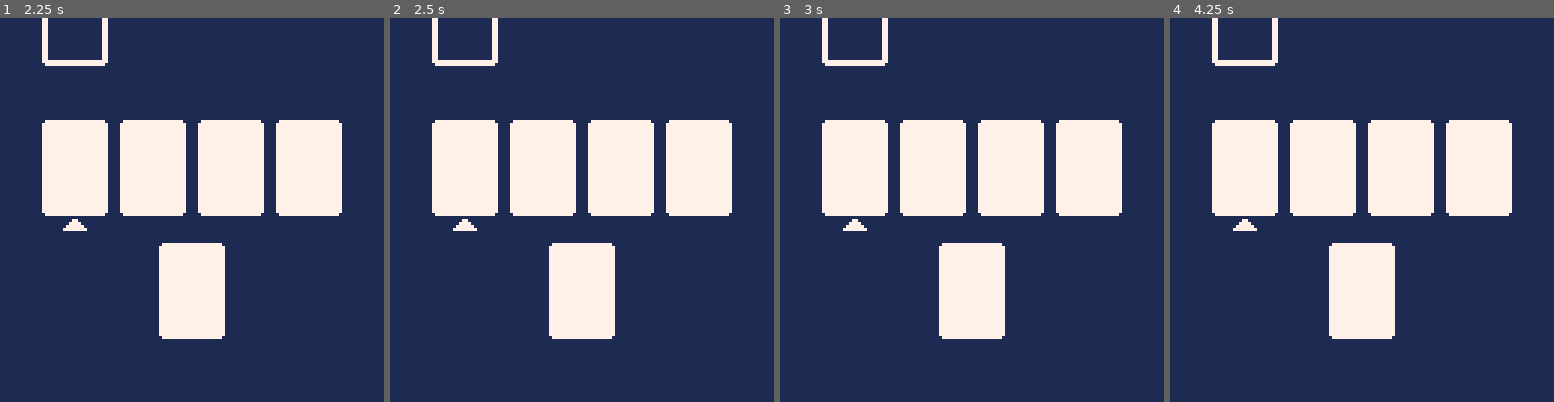
Above: before the commit, frames 1-4 (left to right).
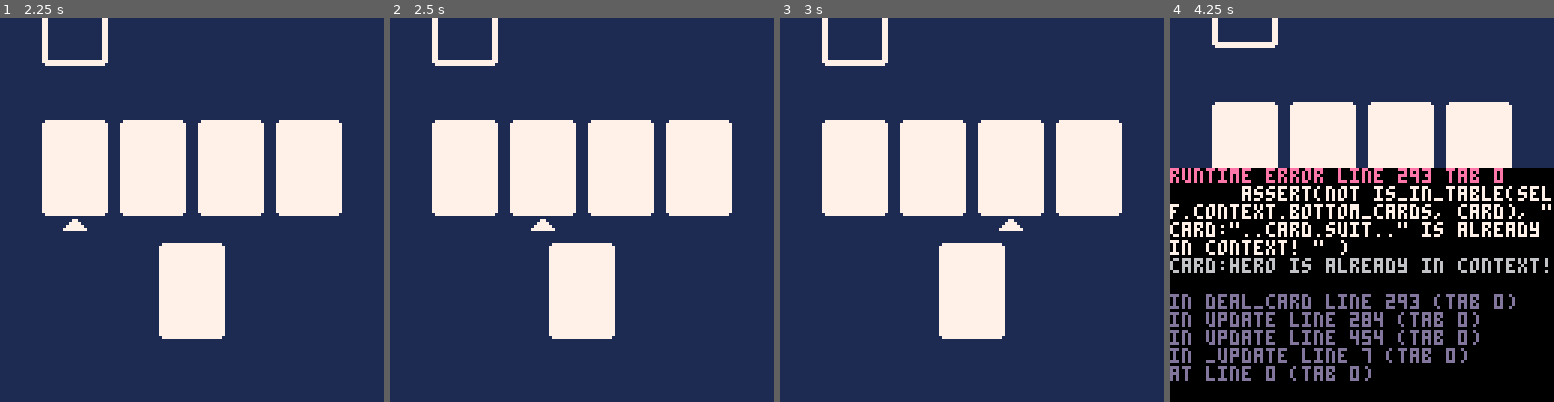
Above: after the commit, the same moments.

Repository: shen-sat/scoundrel
Game: PICO-8 cartridge game.p8
Same seed, same stepped clock (60 frames per second), same inputs: the game is played once before the commit and once after it.
Inputs:
- Up to frame 1 (2.25 s): tap X (X key) at 0.33, 1.07, 1.85 s; tap O (Z key) at 0.7, 1.7, 2.1 s; hold Right 1.6-2.1 s
- Up to frame 2 (2.5 s): hold Right from 2.47 s (still down)
- Up to frame 3 (3 s): keep holding Right; tap O (Z key) at 2.5, 2.9 s; tap X (X key) at 2.97 s
- Up to frame 4 (4.25 s): release Right at 3.03 s; tap O (Z key) at 3.3, 3.7, 4.1 s; hold Right from 4.02 s (still down); tap X (X key) at 4.08 s

Frame 1 is identical in both runs. In frame 2, 0.2% of the frame differs, in the area x 16-43%, y 52-56%; in frame 3, 0.2%; in frame 4, 63%, in the area x 0-100%, y 6-100%.
Error after the commit: runtime error line 293 tab 0; assert(not is_in_table(self.context.bottom_cards, card), "card:"..card.suit.." is already in context! " ); card:hero is already i…

Commit message:
move check for complete context to the correct place in dealer update function

Diff:
--- a/create_context.lua
+++ b/create_context.lua
@@ -46,8 +46,9 @@
       -- check if top_cards are all in position
       for i=1, #self.top_cards do
         local card = self.top_cards[i]
+        local var = #self.top_row.x_points + 1
 
-        if not (card.x == self.top_row.x_points[5 - i]) then result = false end
+        if not (card.x == self.top_row.x_points[var - i]) then result = false end
         if card.facedown then result = false end
       end
 
--- a/create_dealer.lua
+++ b/create_dealer.lua
@@ -18,10 +18,6 @@
             dealt_card.y = self.context.top_row.y
             del(self.deck, dealt_card)
             add(self.context.top_cards, dealt_card)
-            if self.context:is_full() then
-              self:set_state('idle')
-              self.gamepad.disabled = false
-            end
           end
         end
         -- arrange cards already present in context
@@ -36,6 +32,11 @@
           else
             card.x += self.context.move_speed
           end
+        end
+
+        if self.context:is_complete() then
+          self:set_state('idle')
+          self.gamepad.disabled = false
         end
   		elseif self.state == 'deal_hero' then
         local card = self.hero
